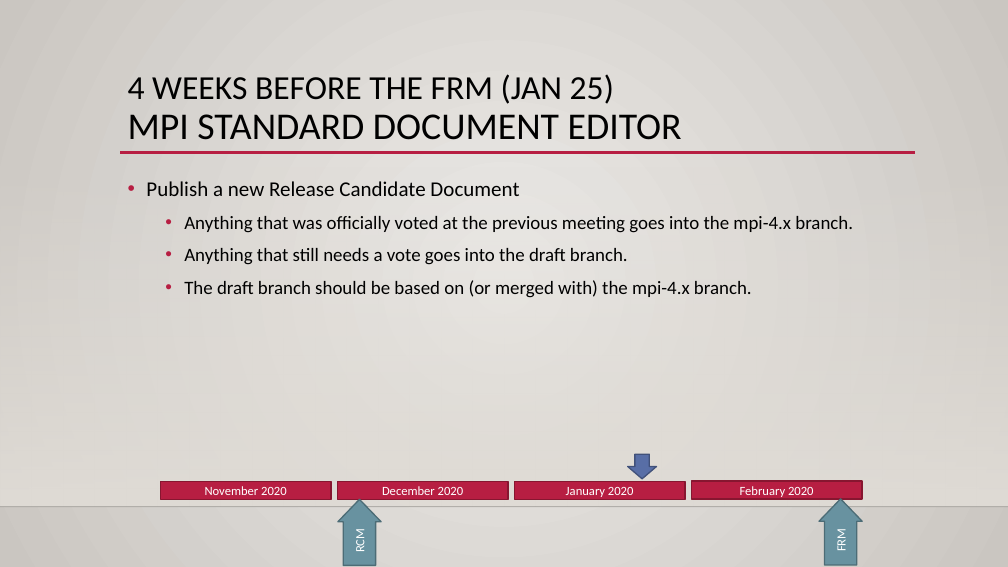
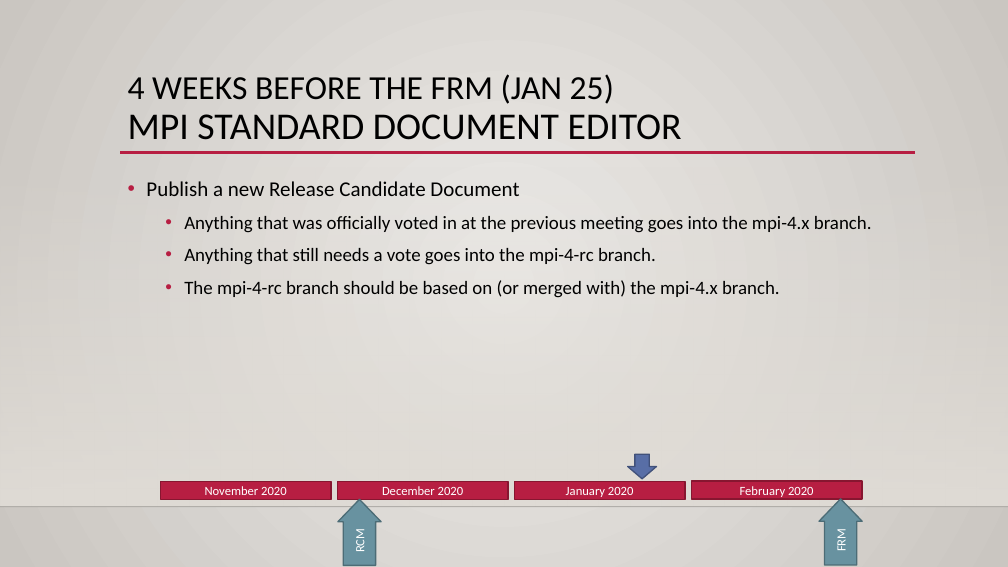
Before and after one commit to mpi-forum/mpi-forum.github.io, a slide deck: slide 10 of slides/2020/09/2020-09-30-rcm-frm-procedures.pptx. Drawn at 1008x567 pixels with LibreOffice and Linux fonts; fonts in the diff are those of the drawing; background and template pictures are left out. Boxes give left, top, right and bottom in pixels: in the first picture for what was removed or moved away, otherwise in the second. Text is boxed around its words. In the diff, an @@ line names an element or a change of style, - is before the commit and + after.

Commit message:
Update slides

```diff
--- a/slides/2020/09/2020-09-30-rcm-frm-procedures.pptx
+++ b/slides/2020/09/2020-09-30-rcm-frm-procedures.pptx
@@ text at [184,216,872,298]: text changed @@
-  • Anything that was officially voted at the previous meeting goes into the mpi-4.x branch.
-  • Anything that still needs a vote goes into the draft branch.
-  • The draft branch should be based on (or merged with) the mpi-4.x branch.
+  • Anything that was officially voted in at the previous meeting goes into the mpi-4.x branch.
+  • Anything that still needs a vote goes into the mpi-4-rc branch.
+  • The mpi-4-rc branch should be based on (or merged with) the mpi-4.x branch.
```
Also in this commit, not shown: 1 other slide changed.
